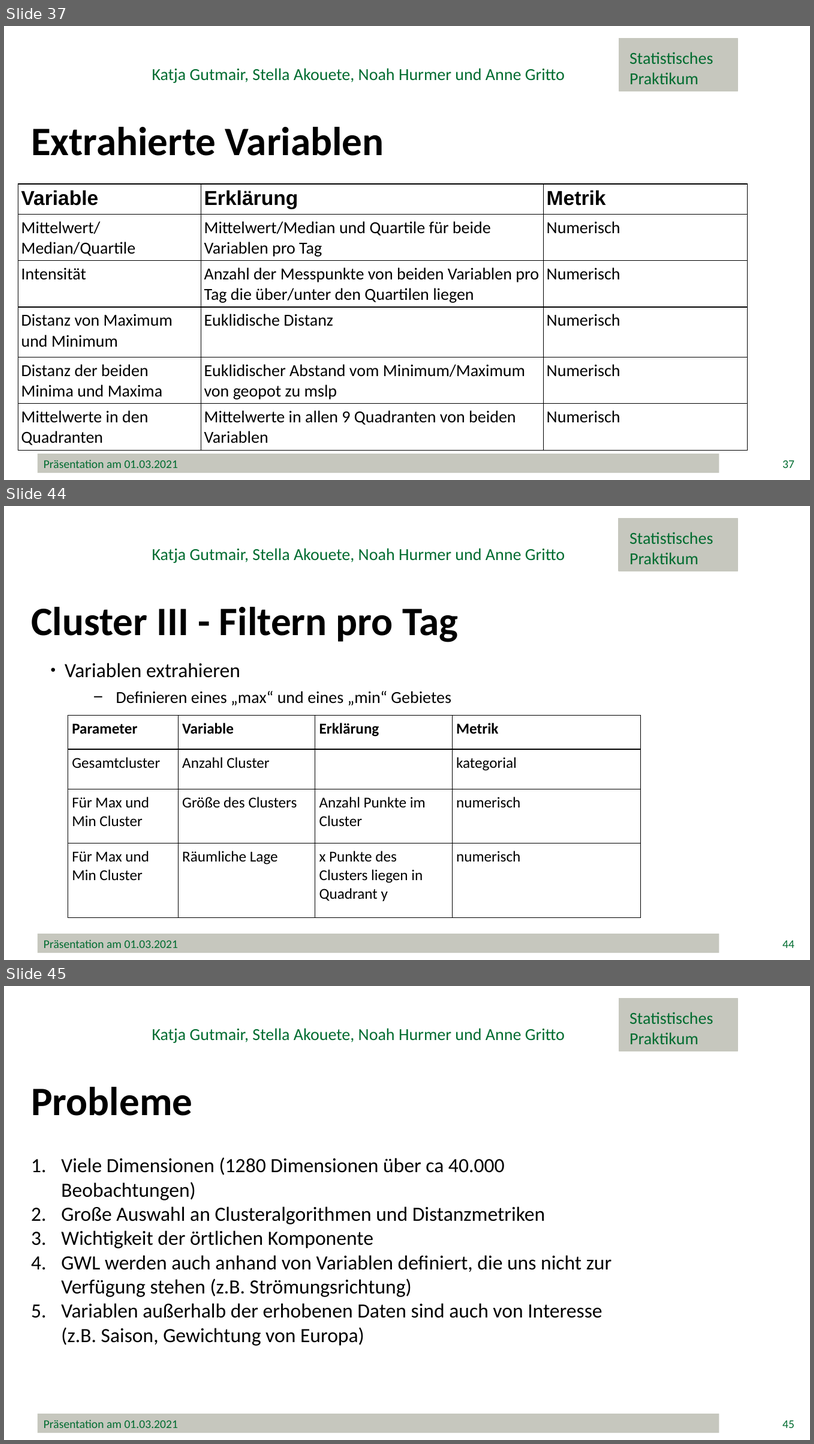
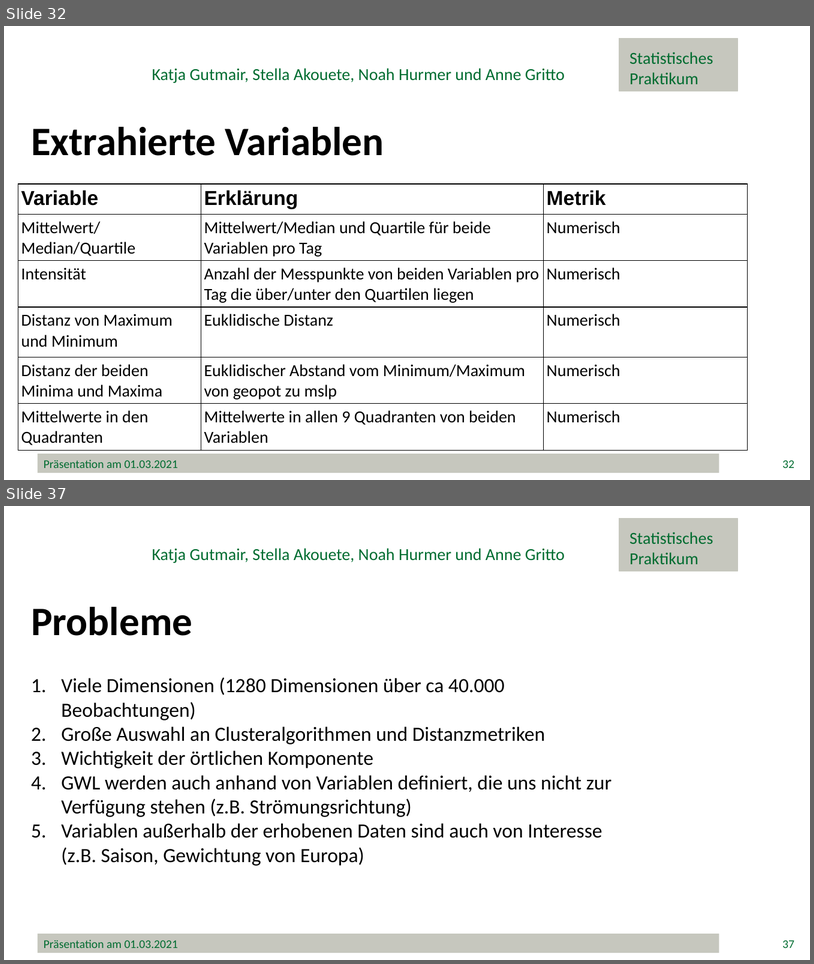
Before and after one commit to minimops/weatherFrog, a slide deck: documentation/ppt/Präsentation.pptx. Shown one above the other, each under a label of ours: slides 37, 44 and 45 before the commit, slides 32 and 37 after it; the slides between them are not shown. The pictures are 814x1444 and 814x964 pixels, drawn with LibreOffice and Linux fonts; fonts in the diff are those of the drawing; background and template pictures are left out. Boxes give left, top, right and bottom in pixels: in the first picture for what was removed or moved away, otherwise in the second. Text is boxed around its words. In the diff, an @@ line names an element or a change of style, - is before the commit and + after.

```diff
--- a/documentation/ppt/Präsentation.pptx
+++ b/documentation/ppt/Präsentation.pptx
@@ slide 44 removed at [4,506,810,960], background #FFFFFF @@
@@ rectangle removed at [619,519,738,571] @@
@@ text removed at [630,532,714,564] @@
-Statistisches
-Praktikum
@@ text removed at [152,548,565,563] @@
-Katja Gutmair, Stella Akouete, Noah Hurmer und Anne Gritto
@@ text removed at [31,607,458,642] @@
-Cluster III - Filtern pro Tag
@@ text removed at [65,663,452,705] @@
-● Variablen extrahieren
-      − Definieren eines „max“ und eines „min“ Gebietes
@@ table removed at [68,715,642,918], 4 rows, 4 columns @@
-Parameter | Variable | Erklärung | Metrik
-Gesamtcluster | Anzahl Cluster |  | kategorial
-Für Max und Min Cluster | Größe des Clusters | Anzahl Punkte im Cluster | numerisch
-Für Max und Min Cluster | Räumliche Lage | x Punkte des Clusters liegen in Quadrant y | numerisch
@@ rectangle removed at [38,933,720,952] @@
-Präsentation am 01.03.2021
@@ page number removed at [783,940,795,948] @@
-44
@@ what was slide 37 is now slide 32 @@
@@ page number at [783,460,795,468]: text changed @@
-37
+32
@@ what was slide 45 is now slide 37 @@
@@ page number at [783,940,795,948]: text changed @@
-45
+37
```
Also in this commit, not shown: 7 slides changed, 7 slides added, 9 other slides removed, 1 other file.
